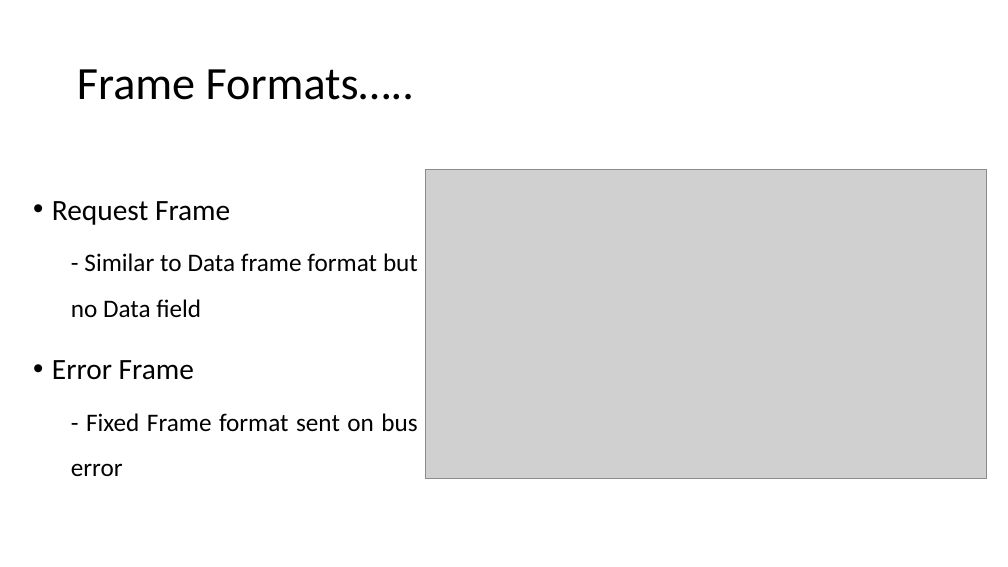
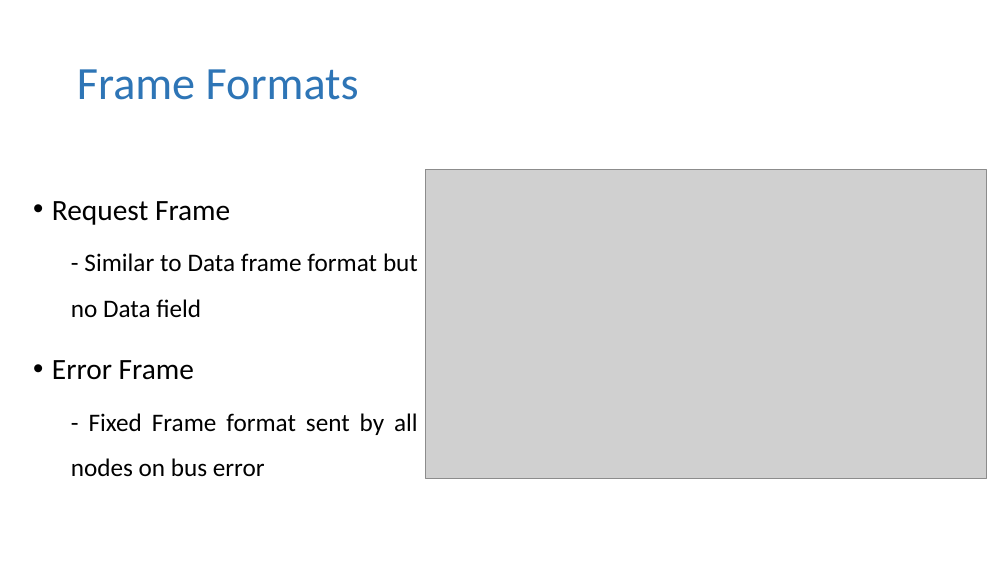
Before and after one commit to mafzzz/can-controller, a slide deck: slide 14 of Docs/Final Project Presenatation.pptx (slide 13 before the commit). Drawn at 1008x567 pixels with LibreOffice and Linux fonts; fonts in the diff are those of the drawing; grey boxes stand for pictures. Boxes give left, top, right and bottom in pixels: in the first picture for what was removed or moved away, otherwise in the second. Text is boxed around its words. In the diff, an @@ line names an element or a change of style, - is before the commit and + after.

```diff
--- a/Docs/Final Project Presenatation.pptx
+++ b/Docs/Final Project Presenatation.pptx
@@ title at (x1=77, y1=69, x2=359, y2=100): text changed; text colour #000000 to #2E75B6 @@
-Frame Formats…..
+Frame Formats
@@ text at (x1=71, y1=413, x2=418, y2=477): text changed @@
-  - Fixed Frame format sent on bus error
+  - Fixed Frame format sent by all nodes on bus error
```
Also in this commit, not shown: 11 other slides changed, 24 slides added, 1 slide removed.
